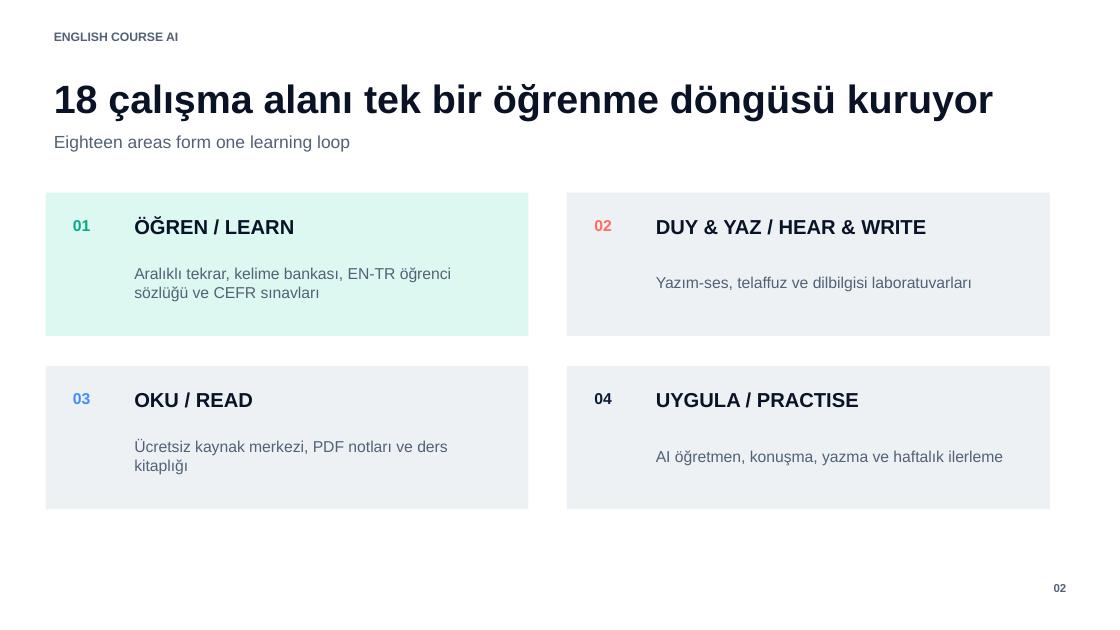
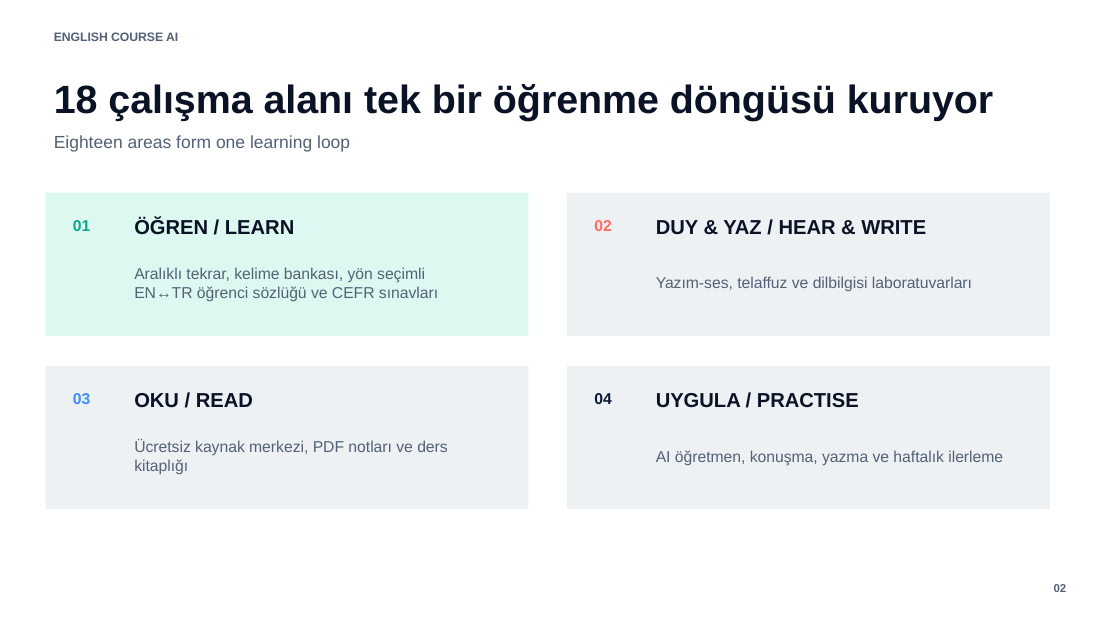
Before and after one commit to Azizsekerdil/EnglishCourseAI, a slide deck: slide 2 of docs/presentation/English-Course-AI-Bilingual.pptx. Drawn at 1120x630 pixels with LibreOffice and Linux fonts; fonts in the diff are those of the drawing. Boxes give left, top, right and bottom in pixels: in the first picture for what was removed or moved away, otherwise in the second. Text is boxed around its words. In the diff, an @@ line names an element or a change of style, - is before the commit and + after.

```diff
--- a/docs/presentation/English-Course-AI-Bilingual.pptx
+++ b/docs/presentation/English-Course-AI-Bilingual.pptx
@@ text at (134,267,438,301): text changed @@
-Aralıklı tekrar, kelime bankası, EN-TR öğrenci sözlüğü ve CEFR sınavları
+Aralıklı tekrar, kelime bankası, yön seçimli EN↔TR öğrenci sözlüğü ve CEFR sınavları
```
Also in this commit, not shown: 2 other slides changed, 1 other file.
